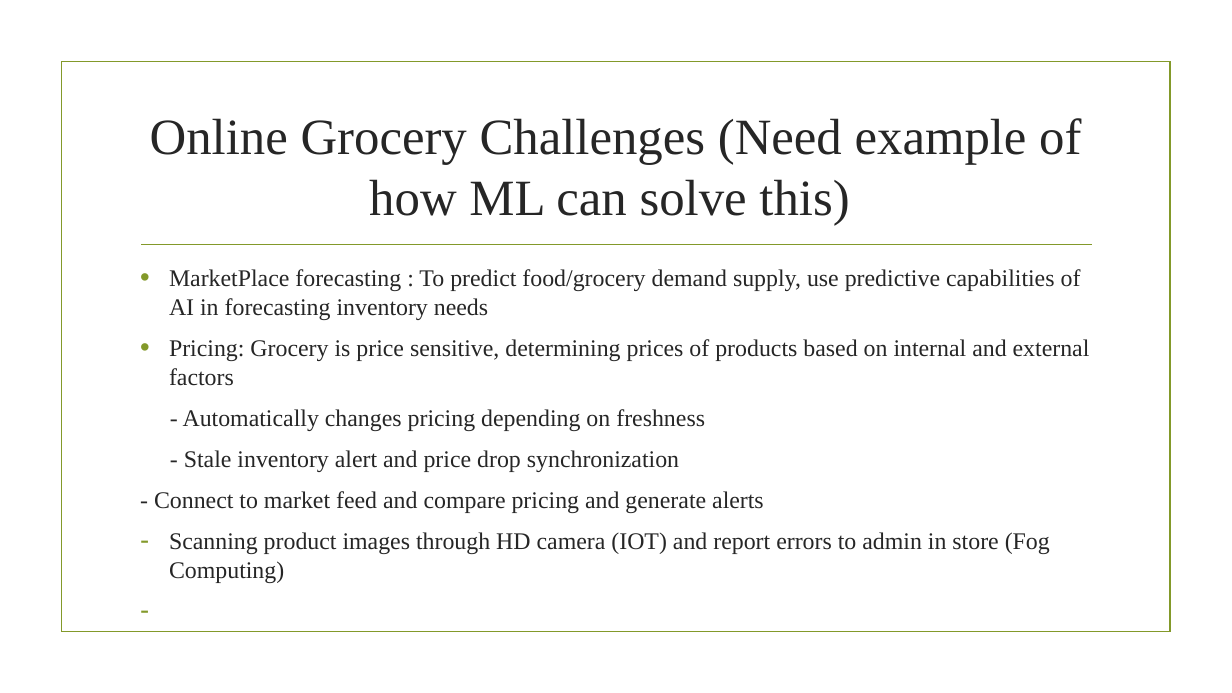
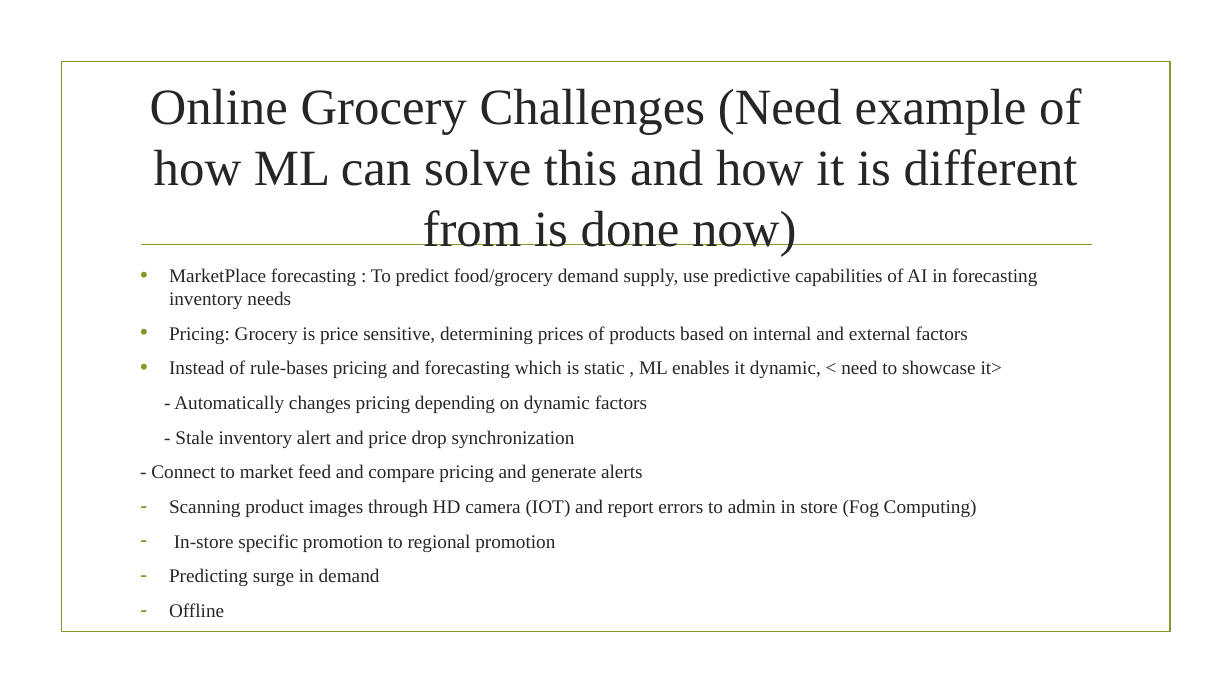
Before and after one commit to nitindatta/fuzze, a slide deck: slide 6 of cognitive-ecommercev0.1.pptx. Drawn at 1232x693 pixels with LibreOffice and Linux fonts; fonts in the diff are those of the drawing; background and template pictures are left out. Boxes give left, top, right and bottom in pixels: in the first picture for what was removed or moved away, otherwise in the second. Text is boxed around its words. In the diff, an @@ line names an element or a change of style, - is before the commit and + after.

```diff
--- a/cognitive-ecommercev0.1.pptx
+++ b/cognitive-ecommercev0.1.pptx
@@ title at (x1=150, y1=88, x2=1081, y2=256): text changed @@
-Online Grocery Challenges (Need example of how ML can solve this)
+Online Grocery Challenges (Need example of how ML can solve this and how it is different from is done now)
@@ text at (x1=151, y1=268, x2=1037, y2=517): size 18.6 to 15 pt in "MarketPlace forecasting : To predict food/grocery demand ...", "Pricing: Grocery is price sensitive, determining prices ...", "- Stale inventory alert and price drop ...", "- Connect to market feed and compare ..." and 1 more places @@
@@ text at (x1=169, y1=360, x2=1002, y2=413): text changed; size 18.6 to 15 pt @@
-- Automatically changes pricing depending on freshness
+• Instead of rule-bases pricing and forecasting which is static , ML enables it dynamic, < need to showcase it>
+- Automatically changes pricing depending on dynamic factors
@@ text at (x1=169, y1=534, x2=555, y2=586): paragraphs added @@
+– In-store specific promotion to regional promotion
+– Predicting surge in demand
+– Offline
```
Also in this commit, not shown: 3 slides added.
